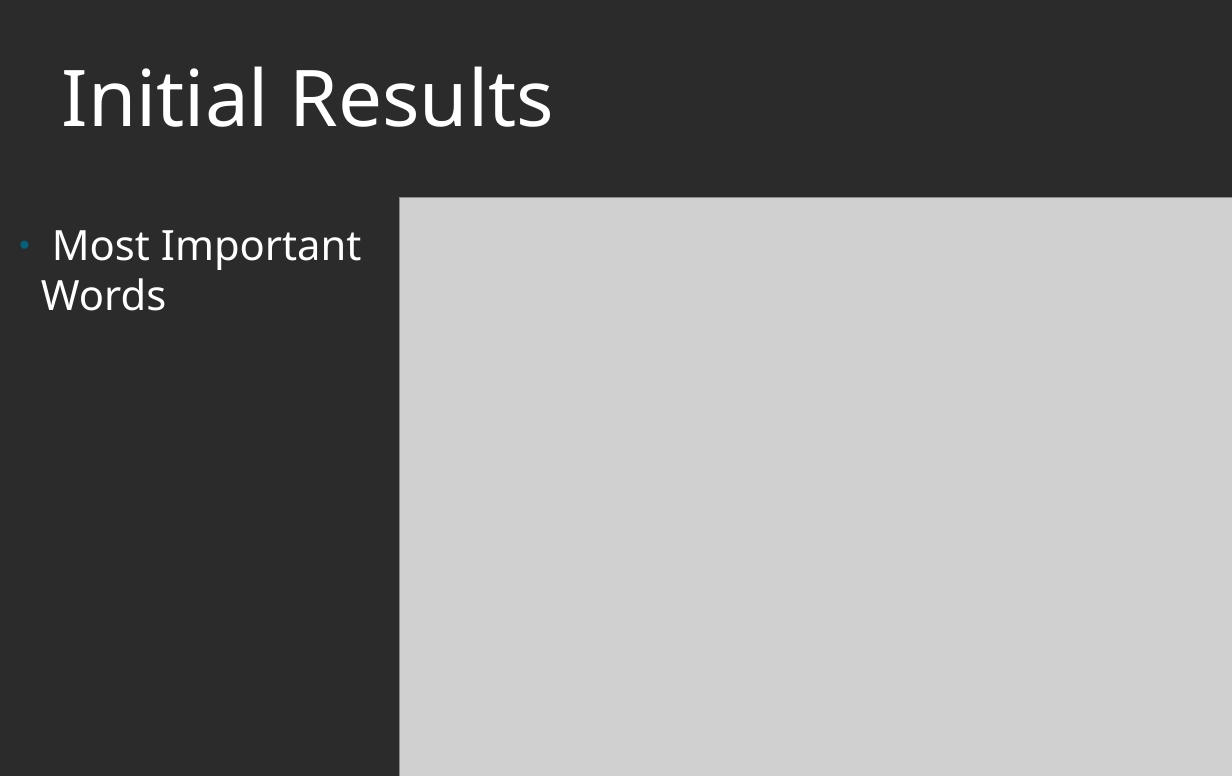
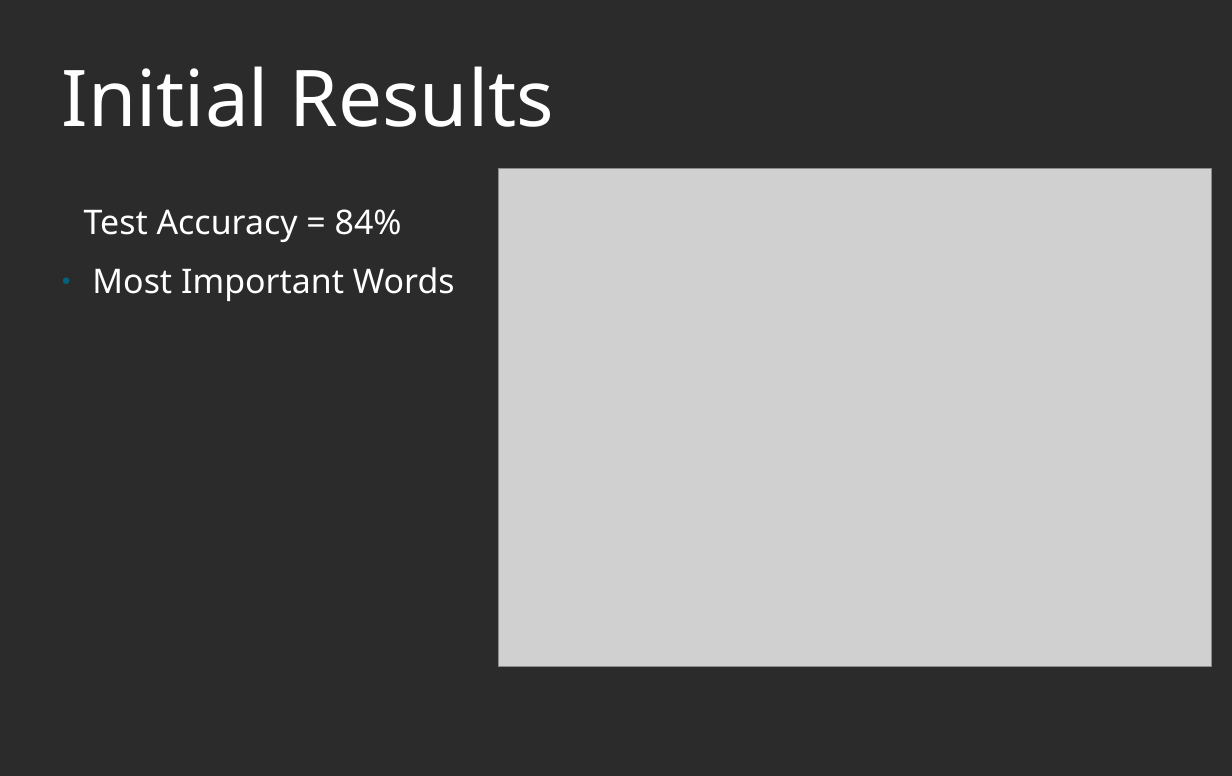
Before and after one commit to gr8willi35/DSI_CS3, a slide deck: slide 4 of Book Summary NLP Presentation.odp (slide 7 before the commit). Drawn at 1232x776 pixels with LibreOffice and Linux fonts; fonts in the diff are those of the drawing; grey boxes stand for pictures; background and template pictures are left out; a plain dark background stands for a picture behind light text. Boxes give left, top, right and bottom in pixels: in the first picture for what was removed or moved away, otherwise in the second. Text is boxed around its words. In the diff, an @@ line names an element or a change of style, - is before the commit and + after.

```diff
--- a/Book Summary NLP Presentation.odp
+++ b/Book Summary NLP Presentation.odp
@@ picture: place and size @@
-picture at box(399, 197, 1232, 776)
+picture at box(499, 169, 1211, 667)
@@ text "Test Accuracy = 84%": place and size @@
-text "Test Accuracy = 84%" at box(41, 230, 362, 311)
+text "Test Accuracy = 84%" at box(84, 209, 455, 301)
@@ text at box(84, 209, 402, 242): paragraph added @@
+Test Accuracy = 84%
@@ text at box(92, 267, 455, 301): size 32 to 26 pt in "Most Important Words" @@
```
Also in this commit, not shown: 6 other slides changed, 1 slide added, 5 slides removed, 18 other files.
